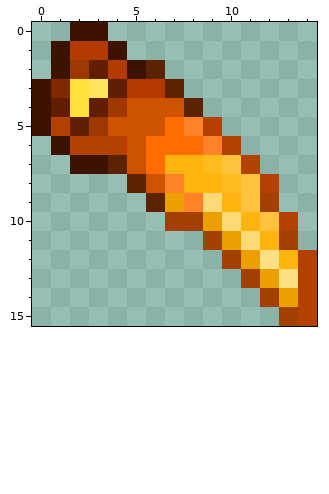
A pixel-art sprite gets an edit: Content/Items/Expert/MoltenPerforator.png. Above: the version before the commit.
The file is 30x32 pixels, drawn in blocks of 2x2; one block is one cell here. Colours within 5 levels of each other are drawn and written as one.
The same view after the edit:
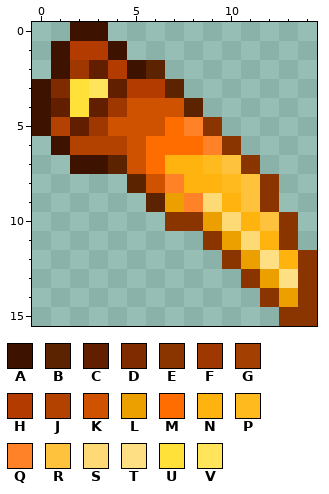
Palette (. is transparent): A #3d1300  B #5b2300  C #611f00  D #802a00  E #8a3500  F #9f3700  G #a33f00  H #b33b00  J #b34100  K #cf5200  L #eba000  M #ff6d00  N #ffb30f  P #ffba1e  Q #ff8229  R #ffc23d  S #feda76  T #ffdf84  U #ffe13a  V #ffe45c
Edits made:
Changed rows in their new state; - is an unchanged pixel.
first column x 7:
 5 --E-----
 6 ---E----
 7 ----E---
 8 -----E--
 9 -----E--
10 EE----E-
11 --E---E-
12 ---E---E
13 ----E--E
14 -----E-E
15 ------EE
